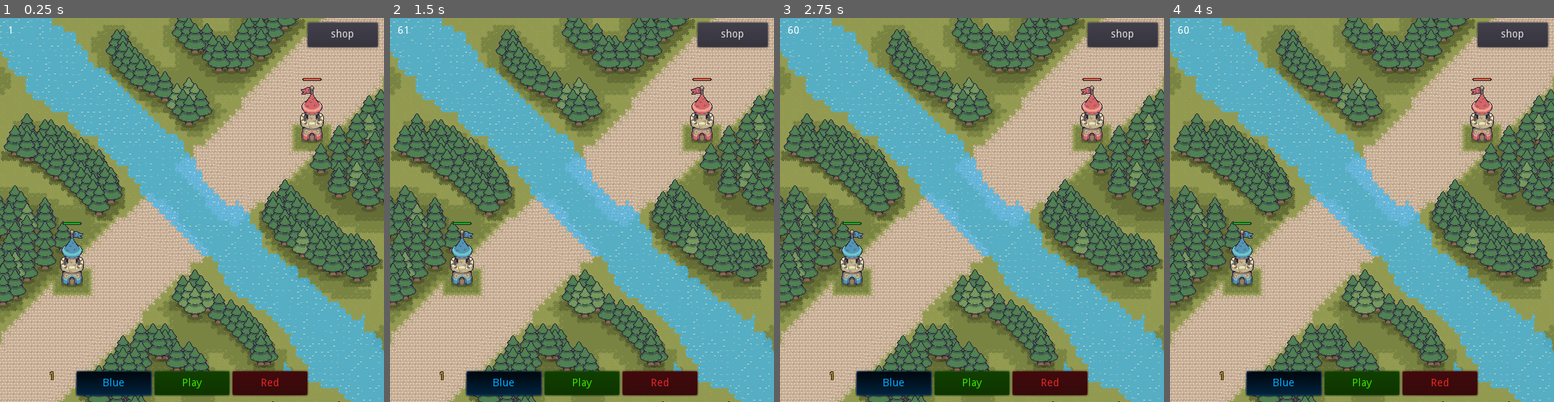
Above: before the commit, frames 1-4 (left to right).
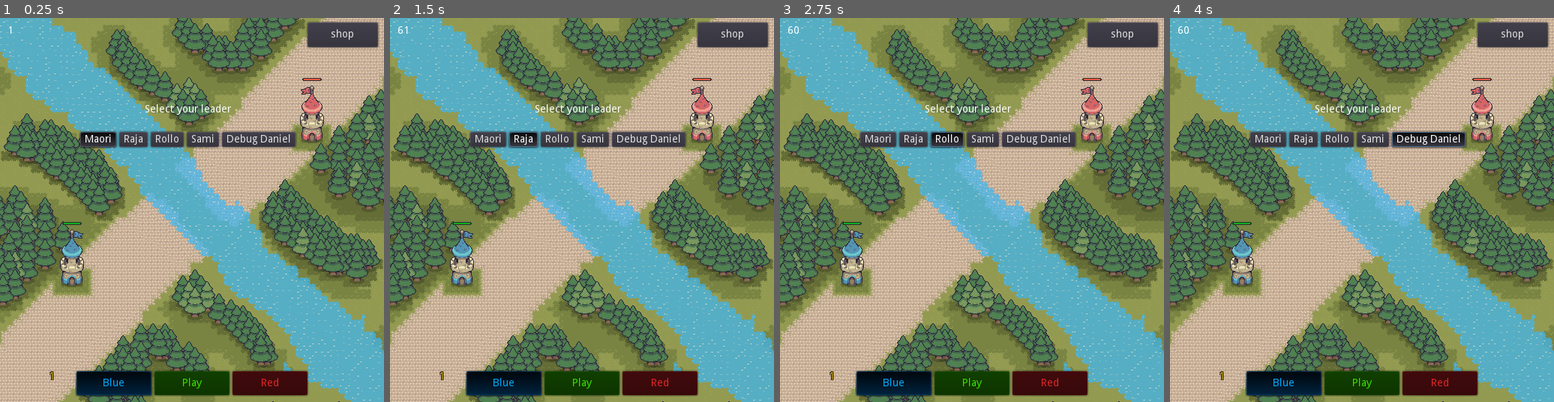
Above: after the commit, the same moments.

Repository: spicylobstergames/shotcaller-godot
Game: Godot game, scene res://TestScene.tscn
Same seed, same stepped clock (60 frames per second), same inputs: the game is played once before the commit and once after it.
Inputs (mouse positions are in pixels of both pictures, inside the frame that each line leads up to):
- Up to frame 1 (0.25 s): no input
- Up to frame 2 (1.5 s): click (489, 140) at 0.5 s, where only the run after the commit has a clickable "Maori"; click (524, 140) at 1.25 s, where only the run after the commit has a clickable "Raja"
- Up to frame 3 (2.75 s): click (948, 140) at 2 s, where only the run after the commit has a clickable "Rollo"
- Up to frame 4 (4 s): click (1373, 140) at 2.75 s, where only the run after the commit has a clickable "Sami"; click (1427, 140) at 3.5 s, where only the run after the commit has a clickable "Debug Daniel"

The runs differ from the first frame. In frame 1, 2.7% of the frame differs, in the area x 20-78%, y 22-34%; in frame 2, 2.7%; in frame 3, 2.7%; in frame 4, 2.7%.

Commit message:
leader selection

Diff:
--- /dev/null
+++ b/Prototype/Character/Selection/Leader.gd
@@ -0,0 +1,19 @@
+extends Control
+
+var curent_leader = "maori"
+
+onready var maori_button = find_node(curent_leader)
+onready var group = maori_button.group
+
+
+func _ready() -> void:
+	Game.connect("playing", self, "_on_Game_playing")
+
+func _on_Game_playing() -> void:
+	hide()
+
+func _on_button_pressed(pressed):
+	var pressed_button = group.get_pressed_button()
+	if pressed and curent_leader != pressed_button.name:
+		curent_leader = pressed_button.name
+		print(curent_leader)
--- /dev/null
+++ b/Prototype/Character/Selection/Leader.tscn
@@ -0,0 +1,99 @@
+[gd_scene load_steps=3 format=2]
+
+[ext_resource path="res://Character/Selection/Leader.gd" type="Script" id=1]
+
+[sub_resource type="ButtonGroup" id=1]
+resource_name = "Leaders"
+
+[node name="Control" type="Control"]
+anchor_right = 1.0
+anchor_bottom = 1.0
+margin_left = 104.0
+margin_top = 80.0
+margin_right = -88.0
+margin_bottom = -303.0
+rect_pivot_offset = Vector2( -495, -182 )
+script = ExtResource( 1 )
+__meta__ = {
+"_edit_use_anchors_": false
+}
+
+[node name="YSort" type="YSort" parent="."]
+
+[node name="Label" type="Label" parent="YSort"]
+margin_left = 89.0
+margin_top = 35.0
+margin_right = 204.0
+margin_bottom = 49.0
+text = "Select your leader"
+__meta__ = {
+"_edit_use_anchors_": false
+}
+
+[node name="GridContainer" type="GridContainer" parent="YSort"]
+margin_left = 3.0
+margin_top = 72.0
+margin_right = 290.0
+margin_bottom = 92.0
+columns = 5
+__meta__ = {
+"_edit_use_anchors_": false
+}
+
+[node name="maori" type="Button" parent="YSort/GridContainer"]
+margin_right = 48.0
+margin_bottom = 20.0
+toggle_mode = true
+pressed = true
+group = SubResource( 1 )
+text = "Maori"
+__meta__ = {
+"_edit_use_anchors_": false
+}
+
+[node name="raja" type="Button" parent="YSort/GridContainer"]
+margin_left = 52.0
+margin_right = 90.0
+margin_bottom = 20.0
+toggle_mode = true
+group = SubResource( 1 )
+text = "Raja"
+__meta__ = {
+"_edit_use_anchors_": false
+}
+
+[node name="rollo" type="Button" parent="YSort/GridContainer"]
+margin_left = 94.0
+margin_right = 138.0
+margin_bottom = 20.0
+toggle_mode = true
+group = SubResource( 1 )
+text = "Rollo"
+__meta__ = {
+"_edit_use_anchors_": false
+}
+
+[node name="sami" type="Button" parent="YSort/GridContainer"]
+margin_left = 142.0
+margin_right = 185.0
+margin_bottom = 20.0
+toggle_mode = true
+group = SubResource( 1 )
+text = "Sami"
+__meta__ = {
+"_edit_use_anchors_": false
+}
+
+[node name="daniel" type="Button" parent="YSort/GridContainer"]
+margin_left = 189.0
+margin_right = 287.0
+margin_bottom = 20.0
+toggle_mode = true
+group = SubResource( 1 )
+text = "Debug Daniel"
+
+[connection signal="toggled" from="YSort/GridContainer/maori" to="." method="_on_button_pressed"]
+[connection signal="toggled" from="YSort/GridContainer/raja" to="." method="_on_button_pressed"]
+[connection signal="toggled" from="YSort/GridContainer/rollo" to="." method="_on_button_pressed"]
+[connection signal="toggled" from="YSort/GridContainer/sami" to="." method="_on_button_pressed"]
+[connection signal="toggled" from="YSort/GridContainer/daniel" to="." method="_on_button_pressed"]
--- a/Prototype/Items/ItemButton.tscn
+++ b/Prototype/Items/ItemButton.tscn
@@ -9,3 +9,6 @@
 margin_bottom = -258.0
 rect_min_size = Vector2( 44, 44 )
 script = ExtResource( 1 )
+__meta__ = {
+"_edit_use_anchors_": false
+}
--- a/Prototype/TestScene.tscn
+++ b/Prototype/TestScene.tscn
@@ -7,6 +7,7 @@
 [ext_resource path="res://Items/Inventory/LeadersInventory.gd" type="Script" id=5]
 [ext_resource path="res://GUI/SelectTeamButton/SelectTeamButton.tscn" type="PackedScene" id=6]
 [ext_resource path="res://Items/Shop/Shop.gd" type="Script" id=7]
+[ext_resource path="res://Character/Selection/Leader.tscn" type="PackedScene" id=8]
 [ext_resource path="res://GUI/Play.tscn" type="PackedScene" id=9]
 
 [sub_resource type="ButtonGroup" id=2]
@@ -85,6 +86,10 @@
 __meta__ = {
 "_edit_use_anchors_": false
 }
+
+[node name="Leader Selection" parent="Menu" instance=ExtResource( 8 )]
+margin_right = -104.0
+margin_bottom = -308.0
 
 [node name="GoldLabel" type="Label" parent="Menu"]
 margin_left = 30.0
@@ -106,7 +111,7 @@
 anchor_bottom = 1.0
 margin_left = 45.0
 margin_top = -44.0
-margin_right = -327.0
+margin_right = 45.0
 margin_bottom = -24.0
 size_flags_vertical = 8
 script = ExtResource( 5 )
Not shown: 1 places in Prototype/TestScene.tscn that only renumber resources
